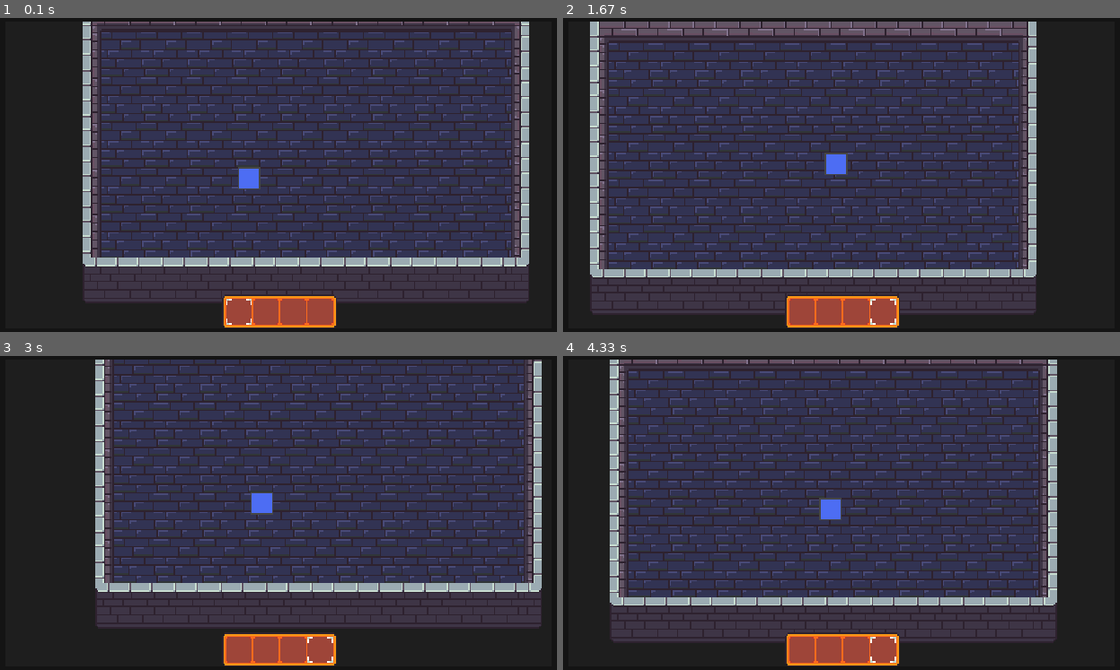
Above: before the commit, frames 1-4 (two rows, left to right).
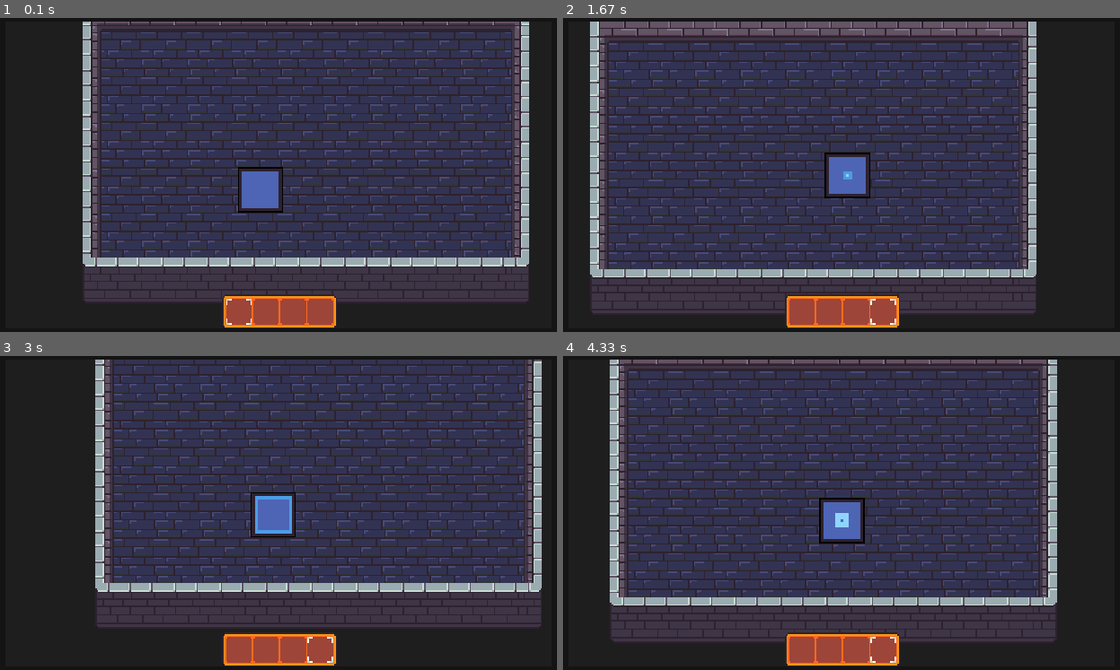
Above: after the commit, the same moments.

Repository: CyberSurge-Dev/PygameTesting
Game: pygame game, started from main.py
Two runs of this game, one before a commit and one after it. Both use one fixed random seed, a clock stepped at 60 frames per second and the inputs below.
Inputs:
- Up to frame 1 (0.1 s): no input
- Up to frame 2 (1.67 s): hold D 0.33-0.8 s; hold W 0.83-1.13 s; tap 3 at 0.98 s; hold D 1.17-1.63 s; tap 4 at 1.32 s
- Up to frame 3 (3 s): hold A 1.67-2.2 s; tap 2 at 1.82 s; hold S 2.23-2.53 s; tap 3 at 2.38 s; hold A 2.57-2.97 s; tap 4 at 2.72 s
- Up to frame 4 (4.33 s): hold W 3-3.37 s; tap 2 at 3.15 s; hold D 3.4-4.03 s; tap 3 at 3.55 s; hold S from 4.07 s (still down); tap 4 at 4.22 s

The runs differ from the first frame. In frame 1, 1.1% of the frame differs, in the area x 42-51%, y 47-62%; in frame 2, 1.2%; in frame 3, 1.1%; in frame 4, 1.2%, in the area x 45-55%, y 45-60%.

Commit message:
Added Animation class and reworked render functions to work interchangeably with Animations and Pygame Surfaces.

Diff:
--- a/main.py
+++ b/main.py
@@ -110,7 +110,7 @@
             self.display.fill((30, 30, 30))
 
             # Render the tilemap
-            self.tilemap.render(offset=render_scroll)
+            self.tilemap.render(self.display, render_scroll)
 
             # Update movement and render player (and HUD elements)
             self.player.update(**self.movement)
--- a/scripts/assetMap.py
+++ b/scripts/assetMap.py
@@ -20,7 +20,7 @@
         'floor' : {'type':'floor', 'variants' : load_images('tiles/floors')}
     }
     entities = {
-        'player': load_image('entities/player/player.png'),
+        'player': Animation(load_images('entities/player/test'), 10),
         'skeleton': {}
     }
     gui = {
--- a/scripts/entities.py
+++ b/scripts/entities.py
@@ -18,11 +18,12 @@
 # Internal imports
 from scripts.guiElements import ItemBar
 from scripts.guiManager import GUIManager
+from scripts.utils import blit
 # --------------------------------------------------------------------------------
 class PhysicsEntity:
     """Class object used for creating objects that interact with physics"""
 
-    def __init__ (self, game, pos, size, multiplier=1, *exceptions):
+    def __init__ (self, game, pos, size, sprite=None, multiplier=1, *exceptions):
         """Initialize the physics entity"""
         self.pos = list(pos) # Convert to list for mutability
         self.game = game
@@ -31,6 +32,7 @@
         self.tilemap = self.game.tilemap
         self.exceptions = exceptions
         self.assetMap = self.game.assetMap
+        self.sprite = sprite
 
         # Create a dictionary to store colisions, and velocity
         self.colisions = {
@@ -110,15 +112,13 @@
 
 
     def render(self, disp, offset=(0, 0)):
-        disp.blit(self.assetMap.entities['player'], (self.pos[0] - offset[0], self.pos[1] - offset[1]))
+        blit(disp, self.assetMap.entities['player'], (self.pos[0] - offset[0], self.pos[1] - offset[1]))
 
 class Player(PhysicsEntity):
     """Class for all player related physics, and interactions."""
 
     def __init__ (self, game, pos, size, multiplier=1, *exceptions):
         """Initialize the player and physics entity"""""
-        super().__init__(game, pos, size, multiplier, exceptions)
-
         # Create variables for reference to other elements
         self.game = game
         self.tilemap = self.game.tilemap
@@ -130,6 +130,8 @@
         self.hud = GUIManager()
         self.hud.add('itembar', ItemBar(self.game.dPos.BOTTOM_CENTER, (81, 24), self.game.scale, self.assetMap.gui['itembar'], self.assetMap.gui['itembar_selected']))
         self.itembar = self.hud.menu_items['itembar']
+
+        super().__init__(game, pos, size, self.assetMap.entities['player'], multiplier, exceptions)
 
     def check_events(self, event):
         """Check events for the player"""
--- a/scripts/guiElements.py
+++ b/scripts/guiElements.py
@@ -14,7 +14,7 @@
 import pygame
 
 # Internal imports
-from scripts.gameItems import Item
+from scripts.utils import blit
 
 # --------------------------------------------------------------------------------
 
@@ -35,9 +35,9 @@
     def render(self, disp):
         """Renders the menu item"""
         if self.center:
-            disp.blit(self.image, self.center_pos)
+            blit(disp, self.image, self.center_pos)
         else:
-            disp.blit(self.image, self.pos)
+            blit(disp, self.image, self.pos)
 
     def check_events(self):
         """Check the events for the menu item"""
--- a/scripts/tilemap.py
+++ b/scripts/tilemap.py
@@ -18,6 +18,9 @@
 # External imports
 import pygame
 import json
+
+# Internal imports
+from scripts.utils import blit
 
 # --------------------------------------------------------------------------------
 
@@ -112,11 +115,11 @@
 
         return tiles
 
-    def render(self, offset=(0, 0)):
+    def render(self, disp, offset=(0, 0)):
         # Render each tile in the Tilemap
         for x in range(offset[0] // self.tile_size, (offset[0] + self.game.display.get_width()) // self.tile_size + 1):
             for y in range(offset[1] // self.tile_size, (offset[1] + self.game.display.get_height()) // self.tile_size + 1):
                 loc = (x, y)
                 if loc in self.tilemap:
                     tile = self.tilemap[loc]
-                    self.game.display.blit(self.assetMap.tiles[tile['id']]['variants'][tile['variant']], (loc[0] * self.tile_size - offset[0], loc[1] * self.tile_size - offset[1]))
+                    blit(disp, self.assetMap.tiles[tile['id']]['variants'][tile['variant']], (loc[0] * self.tile_size - offset[0], loc[1] * self.tile_size - offset[1]))
--- a/scripts/utils.py
+++ b/scripts/utils.py
@@ -7,16 +7,19 @@
 
 --+ Classes +--
 Settings() - The settings class is used to load settings information from settings.json.
-Animation(images, image_dur, loop = False) - The animation classs is used as a system to generalize the creation of aniumations throughout the program.
+Animation(images, image_dur, loop = False) - The animation classs is used as a system to generalize the creation
+                                             of aniumations throughout the program.
 Telemetry(active) - Simple class for tracking variables and displaying/changing telemetry data in console.
 GameManager() - The game manager class is used to manage and load save files.
 
 --+ Functions +--
 load_image(path) - Loads the image at the given path, and returns it as a pygame image object.
 load_images(path) - Loads all images in given path and returns them as a list of pygame image objects.
+blit(surface, image, pos) - Simple replacment for blit, allows Animations to be passed in.
 
 --+ Variables +--
 BASE_IMAGE_PATH - Stores the base path were all images are stored.
+clear - Stores the function to clear the console for Telemetry Data.
 
 """
 # --------------------------------------------------------------------------------
@@ -33,29 +36,43 @@
 
 # --------------------------------------------------------------------------------
 
+
 class GameManager():
     """The game manager class is used to manage and load save files."""
+
     def __init__(self, player):
         """Initialize GameManager variables"""
 
+
 class Settings():
+
     def __init__(self):
         """Initialize variables with information relevent throughout the program, as well as manage the settings file"""
 
-        settingsJSON = open("data/settings.json", "r") # open the JSON file for settings
-        self.settings_data = json.load(settingsJSON) # Extract data from JSON as dictionary
-        settingsJSON.close() # Close JSON file
+        settingsJSON = open("data/settings.json",
+                            "r")  # open the JSON file for settings
+        self.settings_data = json.load(
+            settingsJSON)  # Extract data from JSON as dictionary
+        settingsJSON.close()  # Close JSON file
 
-        if self.settings_data['display']['fullscreen']: # Check is fullscreen is enabled
+        if self.settings_data['display'][
+                'fullscreen']:  # Check is fullscreen is enabled
             root = Tk()
-            self.screen_size = (root.winfo_screenwidth(), root.winfo_screenheight()) # Set the screen size to the current display size
+            self.screen_size = (
+                root.winfo_screenwidth(), root.winfo_screenheight()
+            )  # Set the screen size to the current display size
         else:
-            self.screen_size = (self.settings_data['display']['resolution'][0], self.settings_data['display']['resolution'][1]) # Set screen to size from settings.json
+            self.screen_size = (self.settings_data['display']['resolution'][0],
+                                self.settings_data['display']['resolution'][1]
+                                )  # Set screen to size from settings.json
 
         # Assign keybinds from settings
-        self.keybinds = {} # Create an empty dictionary for keybinds
-        for key in self.settings_data["keybinds"].keys(): # cycle through the keybinds dictionary from settings.json
-            self.keybinds[key] = getattr(pygame.locals, "K_" + self.settings_data["keybinds"][key]) # set the keybind value to the pygame key attribute that corrosponds the value from settings.json using getattr()
+        self.keybinds = {}  # Create an empty dictionary for keybinds
+        for key in self.settings_data["keybinds"].keys(
+        ):  # cycle through the keybinds dictionary from settings.json
+            self.keybinds[key] = getattr(
+                pygame.locals, "K_" + self.settings_data["keybinds"][key]
+            )  # set the keybind value to the pygame key attribute that corrosponds the value from settings.json using getattr()
 
         # Set developer Settings
         if self.settings_data['developer']['developer']:
@@ -65,8 +82,9 @@
 
 class DisplayPositions:
     """Simple utility class to store display positions"""
+
     def __init__(self, display_size):
-        """Using the dislpay size, set the positions of the display"""""
+        """Using the dislpay size, set the positions of the display""" ""
         self.CENTER = (display_size[0] // 2, display_size[1] // 2)
         self.BOTTOM_CENTER = (display_size[0] // 2, display_size[1])
         self.TOP_CENTER = (display_size[0] // 2, 0)
@@ -75,8 +93,10 @@
         self.BOTTOM_LEFT = (0, display_size[1])
         self.BOTTOM_RIGHT = (display_size[0], display_size[1])
 
+
 class Telemetry:
     """Simple class for tracking variables and displaying/changing telemetry data in console."""
+
     def __init__(self, active):
         """Initiate the telemtry class and variables"""
         self.telemetry_data = {}
@@ -111,17 +131,60 @@
         if len(self.telemetry_log) > 50:
             self.telemetry_log = self.telemetry_log[1:52]
 
+
 def load_image(path):
     """Loads the image at the given path, and returns it as a pygame image object."""
-    return pygame.image.load(BASE_IMAGE_PATH + path) # returns the loaded pygame image object
+    return pygame.image.load(BASE_IMAGE_PATH +
+                             path)  # returns the loaded pygame image object
+
+def blit(surface, image, pos):
+    if image == None:
+        pass
+    elif type(image) == Animation:
+        surface.blit(image.tick(), pos)
+    else:
+        surface.blit(image, pos)
 
 def load_images(path):
     """Loads all images in given path and returns them as a list of pygame image objects."""
     images = []
-    for img in sorted(os.listdir(BASE_IMAGE_PATH + path)): # Cycles through file paths of given directory (uses sorted() for Linux compatibility)
-         images.append(load_image(path + "/" + img)) # Saves the loaded image in the images list
+    for img in sorted(
+            os.listdir(BASE_IMAGE_PATH + path)
+    ):  # Cycles through file paths of given directory (uses sorted() for Linux compatibility)
+        images.append(
+            load_image(path + "/" +
+                       img))  # Saves the loaded image in the images list
 
-    return images # Return the list of pygame image objects
+    return images  # Return the list of pygame image objects
+
 
 class Animation():
-    pass
+    """Animation object, stores frames and is ued for animated images"""
+
+    def __init__(self, frames, fps):
+        """Initialize variables needed for animation"""
+        self.frames = frames
+        self.frame_index = 0 # Current frame
+        self.fps = fps
+        self.current_tick = 0 # Current tick
+        self.frame_time = 60 / fps  # Calculate the time between frames in game ticks
+
+    def tick(self):
+        """Increment the animation one tick, returns current frame"""
+        # Increment current tick
+        if self.current_tick >= self.frame_time:
+            self.current_tick = 0
+            # Increment to the next frame index
+            if self.frame_index < len(self.frames) - 1:
+                self.frame_index += 1
+            else:
+                # Reset frame back to beginning
+                self.frame_index = 0
+        else:
+            self.current_tick += 1
+
+        return self.frames[self.frame_index]
+
+    def current_frame(self):
+        """Returns the current frame"""
+        return self.frames[self.frame_index]
Binary file added: data/images/entities/player/test/player_00.png
Binary file added: data/images/entities/player/test/player_01.png
Binary file added: data/images/entities/player/test/player_02.png
Binary file added: data/images/entities/player/test/player_03.png
Binary file added: data/images/entities/player/test/player_04.png
Binary file added: data/images/entities/player/test/player_05.png
Binary file added: data/images/entities/player/test/player_06.png
Binary file added: data/images/entities/player/test/player_07.png
